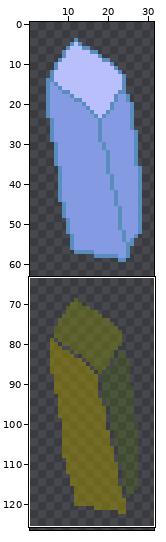
Edited in one commit: sprite sheet (res/ice_block.png). The first picture is a wide view before the edit; the outline marks the close-up.
Close-up. Before:
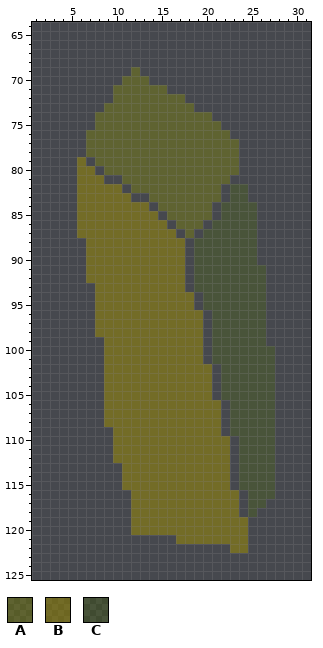
The file is 32x128 pixels. Shown: x 1..31, y 64..125. The wide view leaves out empty margins.
Palette (. is transparent): A #88900060  B #a0900080  C #50780040
Pixels before, first column x 6:
 69 ......A...............
 70 .....AAA..............
 71 ....AAAAAA............
 72 ....AAAAAAAA..........
 73 ...AAAAAAAAAA.........
 74 ..AAAAAAAAAAAAA.......
 75 ..AAAAAAAAAAAAAA......
 76 .AAAAAAAAAAAAAAAA.....
 77 .AAAAAAAAAAAAAAAAA....
 78 .AAAAAAAAAAAAAAAAA....
 79 B.AAAAAAAAAAAAAAAA....
 80 BB.AAAAAAAAAAAAAAA....
 81 BBB..AAAAAAAAAAAA.....
 82 BBBBB.AAAAAAAAAA.CC...
 83 BBBBBB..AAAAAAAA.CC...
 84 BBBBBBBB.AAAAAA.CCCC..
 85 BBBBBBBBB.AAAAA.CCCC..
 86 BBBBBBBBBB.AAA.CCCCC..
 87 BBBBBBBBBBB.A.CCCCCC..
 88 .BBBBBBBBBBB.CCCCCCC..
 89 .BBBBBBBBBBB.CCCCCCC..
 90 .BBBBBBBBBBB.CCCCCCC..
 91 .BBBBBBBBBBB.CCCCCCCC.
 92 .BBBBBBBBBBB.CCCCCCCC.
 93 ..BBBBBBBBBB.CCCCCCCC.
 94 ..BBBBBBBBBBB.CCCCCCC.
 95 ..BBBBBBBBBBB.CCCCCCC.
 96 ..BBBBBBBBBBBB.CCCCCC.
 97 ..BBBBBBBBBBBB.CCCCCC.
 98 ..BBBBBBBBBBBB.CCCCCC.
 99 ...BBBBBBBBBBB.CCCCCC.
100 ...BBBBBBBBBBB.CCCCCCC
101 ...BBBBBBBBBBB.CCCCCCC
102 ...BBBBBBBBBBBB.CCCCCC
103 ...BBBBBBBBBBBB.CCCCCC
104 ...BBBBBBBBBBBB.CCCCCC
105 ...BBBBBBBBBBBB.CCCCCC
106 ...BBBBBBBBBBBBB.CCCCC
107 ...BBBBBBBBBBBBB.CCCCC
108 ...BBBBBBBBBBBBB.CCCCC
109 ....BBBBBBBBBBBB.CCCCC
110 ....BBBBBBBBBBBBB.CCCC
111 ....BBBBBBBBBBBBB.CCCC
112 ....BBBBBBBBBBBBB.CCCC
113 .....BBBBBBBBBBBB.CCCC
114 .....BBBBBBBBBBBB.CCCC
115 .....BBBBBBBBBBBB.CCCC
116 ......BBBBBBBBBBBB.CCC
117 ......BBBBBBBBBBBB.CC.
118 ......BBBBBBBBBBBB.C..
119 ......BBBBBBBBBBBBB...
120 ......BBBBBBBBBBBBB...
121 ...........BBBBBBBB...
122 .................BB...
New version:
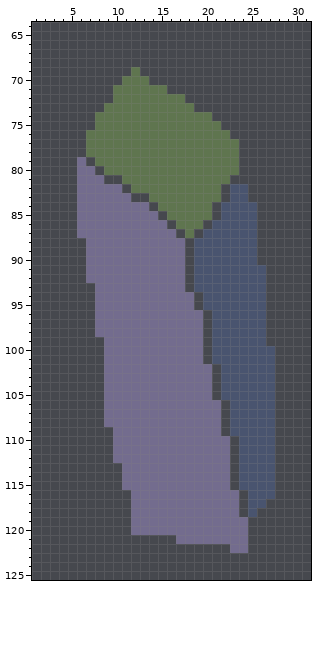
From old to new:
Colour A changes from #88900060 to #88c05060.
Colour B changes from #a0900080 to #a090ce80.
Colour C changes from #50780040 to #5078d040.
Pixel boxes of the changes (left, top, right, bottom) in both close-ups:
changed: (77, 67, 275, 553)
